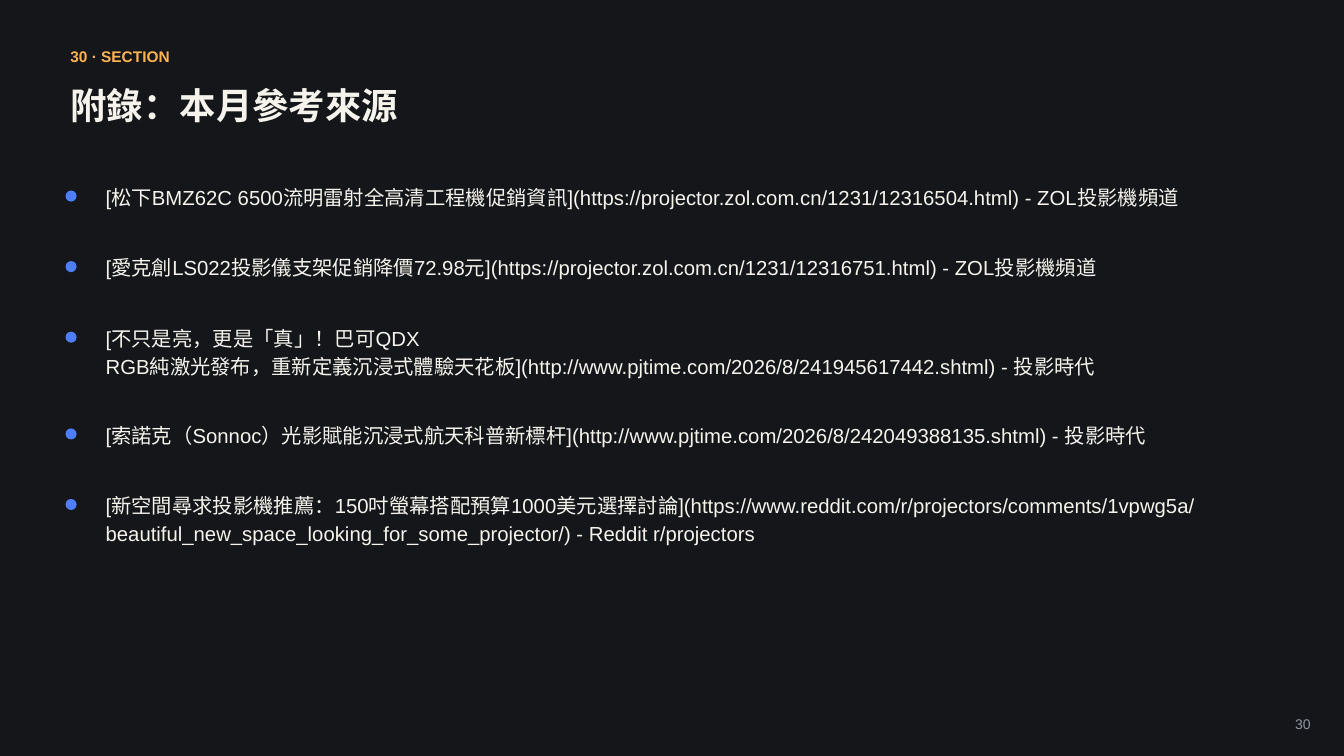
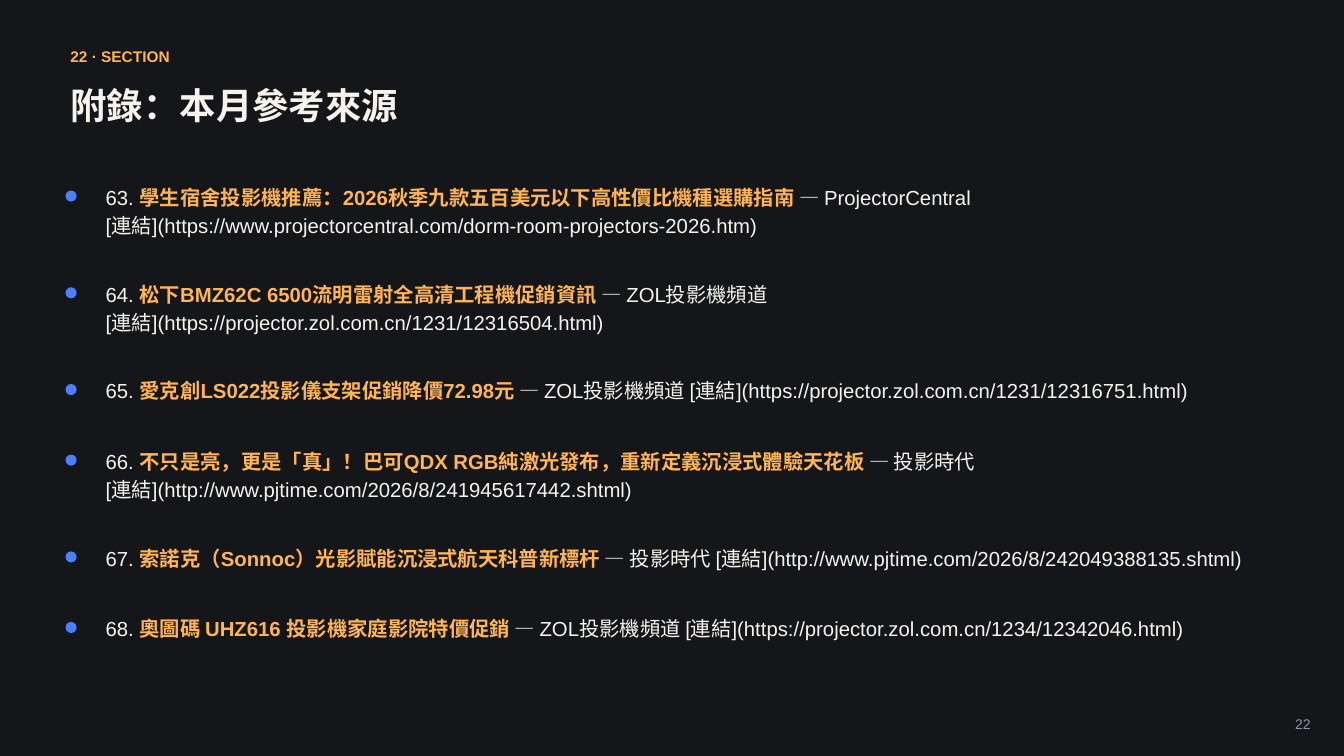
Before and after one commit to coffee30233-gif/Project-Insight, a slide deck: slide 22 of data/reports/2026-08.pptx (slide 30 before the commit). Drawn at 1344x756 pixels with LibreOffice and Linux fonts; fonts in the diff are those of the drawing. Boxes give left, top, right and bottom in pixels: in the first picture for what was removed or moved away, otherwise in the second. Text is boxed around its words. In the diff, an @@ line names an element or a change of style, - is before the commit and + after.

```diff
--- a/data/reports/2026-08.pptx
+++ b/data/reports/2026-08.pptx
@@ text at [70, 51, 170, 62]: text changed @@
-30 · SECTION
+22 · SECTION
@@ text at [106, 187, 971, 238]: text changed @@
-[松下BMZ62C 6500流明雷射全高清工程機促銷資訊](https://projector.zol.com.cn/1231/12316504.html) - ZOL投影機頻道
+63. 學生宿舍投影機推薦：2026秋季九款五百美元以下高性價比機種選購指南 — ProjectorCentral [連結](https://www.projectorcentral.com/dorm-room-projectors-2026.htm)
@@ ellipse: place and size @@
-ellipse at [66, 261, 77, 272]
+ellipse at [66, 287, 77, 298]
@@ text at [106, 284, 767, 335]: text changed @@
-[愛克創LS022投影儀支架促銷降價72.98元](https://projector.zol.com.cn/1231/12316751.html) - ZOL投影機頻道
+64. 松下BMZ62C 6500流明雷射全高清工程機促銷資訊 — ZOL投影機頻道 [連結](https://projector.zol.com.cn/1231/12316504.html)
@@ ellipse: place and size @@
-ellipse at [66, 332, 77, 343]
+ellipse at [66, 384, 77, 395]
@@ text at [106, 380, 1188, 403]: text changed @@
-[不只是亮，更是「真」！巴可QDX RGB純激光發布，重新定義沉浸式體驗天花板](http://www.pjtime.com/2026/8/241945617442.shtml) - 投影時代
+65. 愛克創LS022投影儀支架促銷降價72.98元 — ZOL投影機頻道 [連結](https://projector.zol.com.cn/1231/12316751.html)
@@ ellipse: place and size @@
-ellipse at [66, 429, 77, 440]
+ellipse at [66, 455, 77, 466]
@@ text at [106, 451, 975, 502]: text changed @@
-[索諾克（Sonnoc）光影賦能沉浸式航天科普新標杆](http://www.pjtime.com/2026/8/242049388135.shtml) - 投影時代
+66. 不只是亮，更是「真」！巴可QDX RGB純激光發布，重新定義沉浸式體驗天花板 — 投影時代 [連結](http://www.pjtime.com/2026/8/241945617442.shtml)
@@ ellipse: place and size @@
-ellipse at [66, 499, 77, 510]
+ellipse at [66, 552, 77, 563]
@@ text at [106, 548, 1242, 571]: text changed @@
-[新空間尋求投影機推薦：150吋螢幕搭配預算1000美元選擇討論](https://www.reddit.com/r/projectors/comments/1vpwg5a/beautiful_new_space_looking_for_some_projector/) - Reddit r/projectors
+67. 索諾克（Sonnoc）光影賦能沉浸式航天科普新標杆 — 投影時代 [連結](http://www.pjtime.com/2026/8/242049388135.shtml)
@@ ellipse added at [66, 622, 77, 633], fill #4C7EFF @@
@@ text added at [106, 615, 1183, 642], 14.5 pt, text #F5F3EC @@
+68. 奧圖碼 UHZ616 投影機家庭影院特價促銷 — ZOL投影機頻道 [連結](https://projector.zol.com.cn/1234/12342046.html)
@@ text at [1295, 719, 1311, 729]: text changed @@
-30
+22
```
Also in this commit, not shown: 32 other slides changed, 7 slides added, 25 slides removed, 3 other files.
